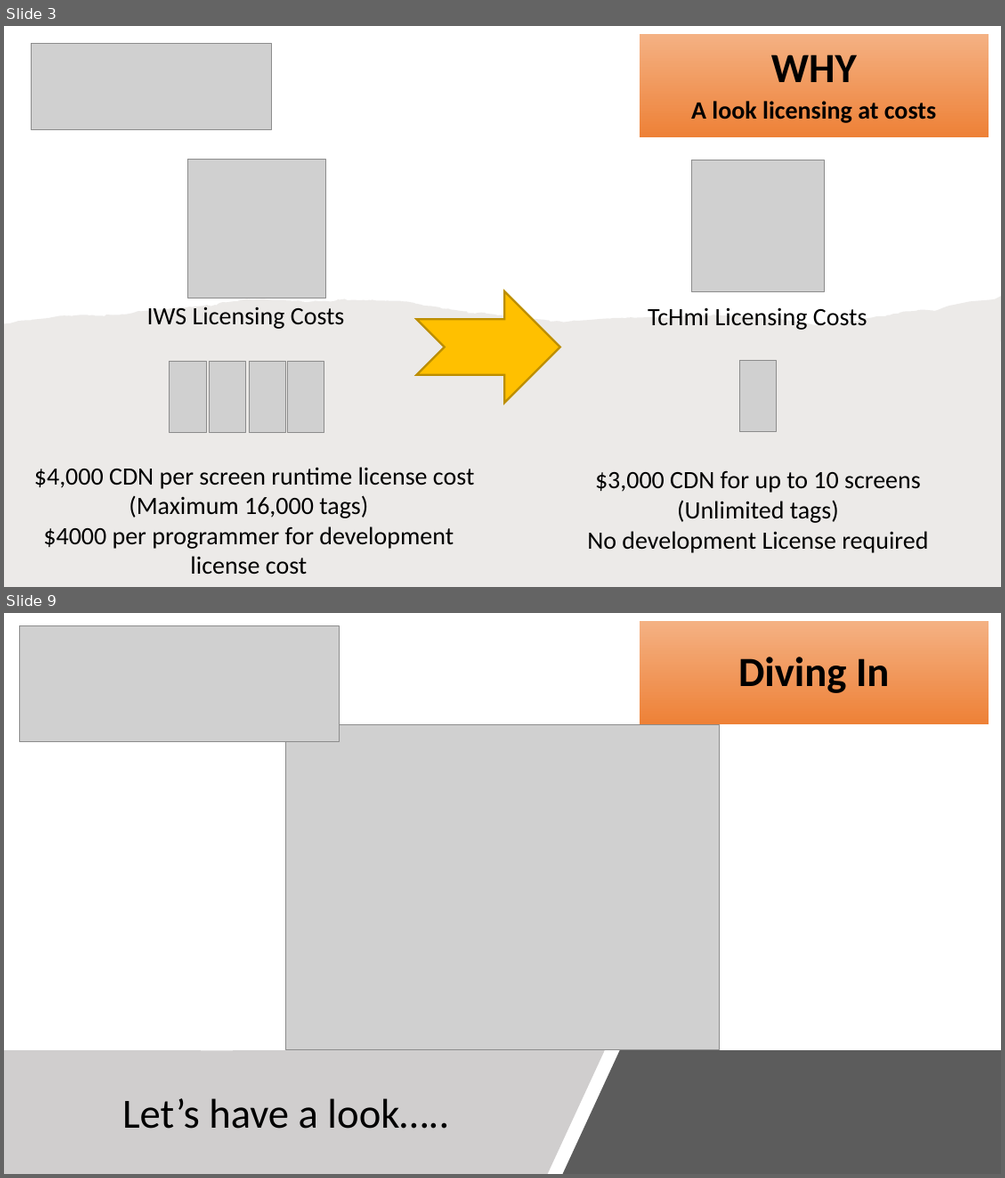
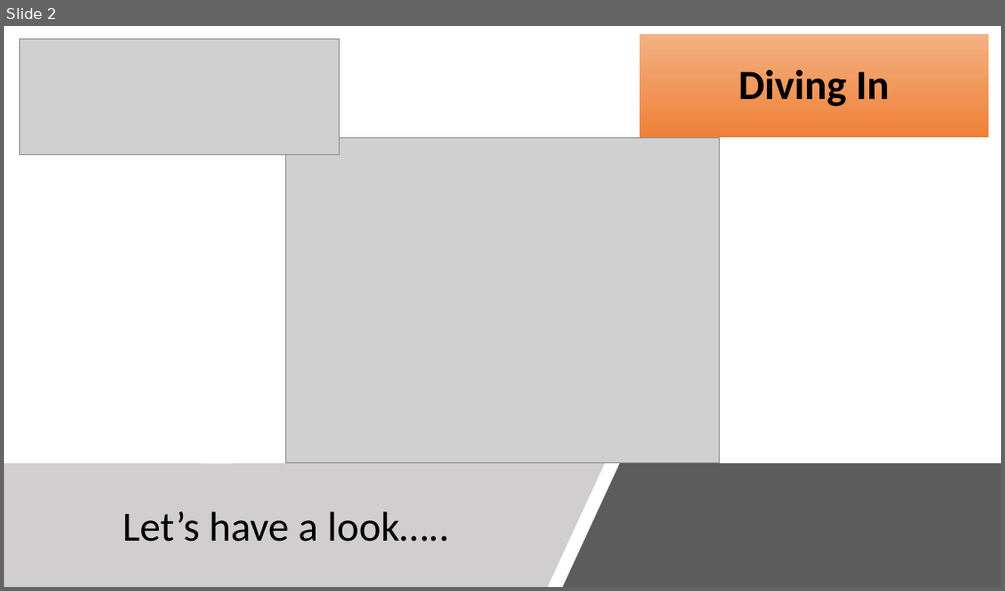
Before and after one commit to Sodecia-GTAC/wiki, a slide deck: GTAC Controls Training Package/Obsolete/GTAC Training - Part 3 FW Overview UI_20221207.pptx. Shown one above the other, each under a label of ours: slides 3 and 9 before the commit, slide 2 after it; the slides between them are not shown. The pictures are 1005x1178 and 1005x591 pixels, drawn with LibreOffice and Linux fonts; fonts in the diff are those of the drawing; grey boxes stand for pictures. Boxes give left, top, right and bottom in pixels: in the first picture for what was removed or moved away, otherwise in the second. Text is boxed around its words. In the diff, an @@ line names an element or a change of style, - is before the commit and + after.

```diff
--- a/GTAC Controls Training Package/Obsolete/GTAC Training - Part 3 FW Overview UI_20221207.pptx
+++ b/GTAC Controls Training Package/Obsolete/GTAC Training - Part 3 FW Overview UI_20221207.pptx
@@ slide 3 removed at [4,26,1001,587], background #FFFFFF @@
@@ picture removed at [32,43,272,130] @@
@@ rectangle removed at [639,33,988,137] @@
-WHY
-A look licensing at costs
@@ picture removed at [188,160,326,297] @@
@@ picture removed at [692,160,824,291] @@
@@ notched right arrow removed at [417,291,560,402] @@
@@ freeform shape removed at [4,296,1001,587] @@
@@ text removed at [147,306,345,329] @@
-IWS Licensing Costs
@@ text removed at [647,308,867,329] @@
-TcHmi Licensing Costs
@@ group removed at [170,361,324,433]: 4 pictures @@
@@ picture removed at [740,361,777,432] @@
@@ text removed at [34,467,474,574] @@
-$4,000 CDN per screen runtime license cost
-(Maximum 16,000 tags)
-$4000 per programmer for development license cost
@@ text removed at [587,470,928,553] @@
-$3,000 CDN for up to 10 screens
-(Unlimited tags)
-No development License required
@@ what was slide 9 is now slide 2 @@
```
Also in this commit, not shown: 1 slide changed, 7 other slides removed, 2 other files.
